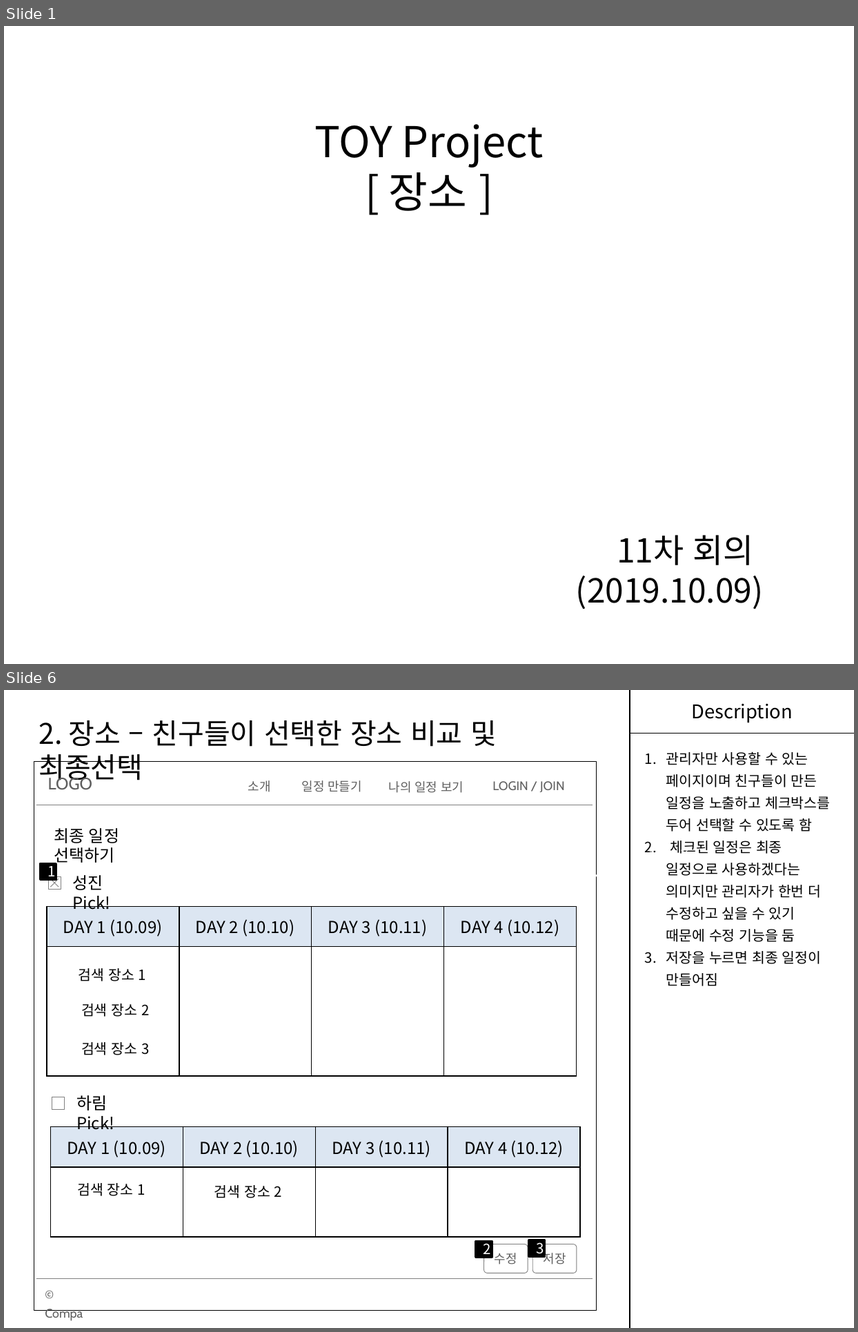
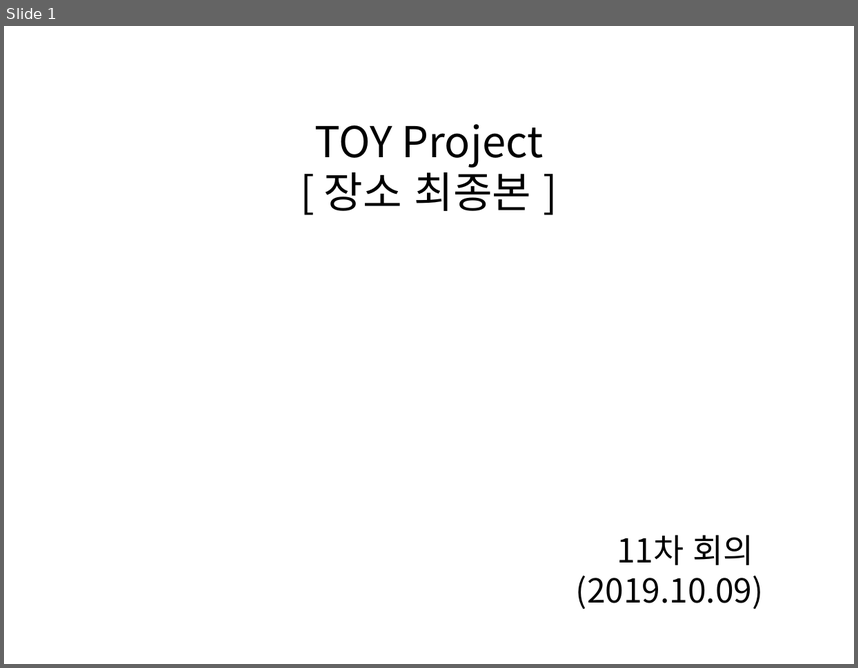
Before and after one commit to Devfarm-study/Toy-Project, a slide deck: MJ/11.장소.pptx. Shown one above the other, each under a label of ours: slides 1 and 6 before the commit, slide 1 after it; the slides between them are not shown. The pictures are 858x1332 and 858x668 pixels, drawn with LibreOffice and Linux fonts; fonts in the diff are those of the drawing. Boxes give left, top, right and bottom in pixels: in the first picture for what was removed or moved away, otherwise in the second. Text is boxed around its words. In the diff, an @@ line names an element or a change of style, - is before the commit and + after.

```diff
--- a/MJ/11.장소.pptx
+++ b/MJ/11.장소.pptx
@@ slide 6 removed at [4,690,854,1328], background #FFFFFF @@
@@ line removed from (630, 690) to (630, 1328) @@
@@ text removed at [692,704,793,723] @@
-Description
@@ text removed at [38,720,497,785] @@
-2. 장소 – 친구들이 선택한 장소 비교 및 최종선택
@@ line removed from (630, 733) to (854, 733) @@
@@ text removed at [666,752,830,986] @@
-1. 관리자만 사용할 수 있는 페이지이며 친구들이 만든 일정을 노출하고 체크박스를 두어 선택할 수 있도록 함
-2. 체크된 일정은 최종 일정으로 사용하겠다는 의미지만 관리자가 한번 더 수정하고 싶을 수 있기 때문에 수정 기능을 둠
-3. 저장을 누르면 최종 일정이 만들어짐
@@ group removed at [34,761,595,1310]: 6 texts, 2 lines, 1 rectangle @@
-LOGO
-© Company
-소개
-일정 만들기
-나의 일정 보기
-LOGIN / JOIN
@@ text removed at [54,828,119,866] @@
-최종 일정 선택하기
@@ freeform shape removed at [650,850,657,856] @@
@@ freeform shape removed at [681,850,688,858] @@
@@ rectangle removed at [41,863,56,880] @@
-1
@@ text removed at [73,875,111,909] @@
-성진 Pick!
@@ group removed at [114,869,676,885]: 6 freeform shapes, 2 texts, 1 line @@
-Month
-Today
@@ rectangle removed at [48,876,60,888] @@
@@ freeform shape removed at [51,879,59,887] @@
@@ table removed at [47,906,577,1075], 2 rows, 4 columns @@
-DAY 1 (10.09) | DAY 2 (10.10) | DAY 3 (10.11) | DAY 4 (10.12)
- |  |  | 
@@ text removed at [79,968,146,981] @@
-검색 장소 1
@@ text removed at [81,1003,149,1016] @@
-검색 장소 2
@@ text removed at [81,1042,149,1055] @@
-검색 장소 3
@@ rectangle removed at [52,1096,64,1108] @@
@@ text removed at [76,1095,114,1130] @@
-하림 Pick!
@@ table removed at [51,1126,582,1236], 2 rows, 4 columns @@
-DAY 1 (10.09) | DAY 2 (10.10) | DAY 3 (10.11) | DAY 4 (10.12)
- |  |  | 
@@ text removed at [77,1183,145,1196] @@
-검색 장소 1
@@ text removed at [214,1185,282,1198] @@
-검색 장소 2
@@ rectangle removed at [476,1241,492,1257] @@
-2
@@ rounded rectangle removed at [484,1243,528,1272] @@
-수정
@@ rectangle removed at [529,1240,546,1256] @@
-3
@@ rounded rectangle removed at [533,1243,577,1272] @@
-저장
@@ slide 1 changed as well @@
@@ text at [324,165,532,211]: text changed @@
-[ 장소 ]
+[ 장소 최종본 ]
```
Also in this commit, not shown: 2 other slides changed, 3 other slides removed, 1 other file.
